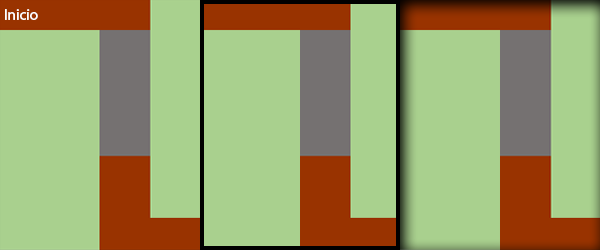
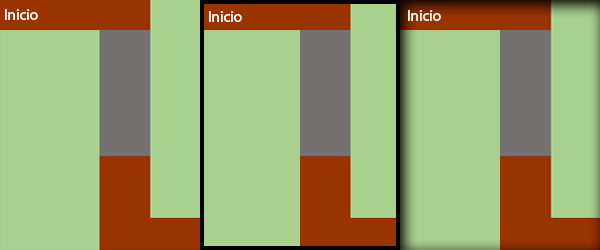
Two versions of the same layered image (600x250). Layer-by-layer changes:
added layer "Inicio copy 2" above "Layer 1 copy 2" over [408, 10, 441, 21]
added layer "Inicio copy" above "Inicio" over [209, 11, 242, 22]
